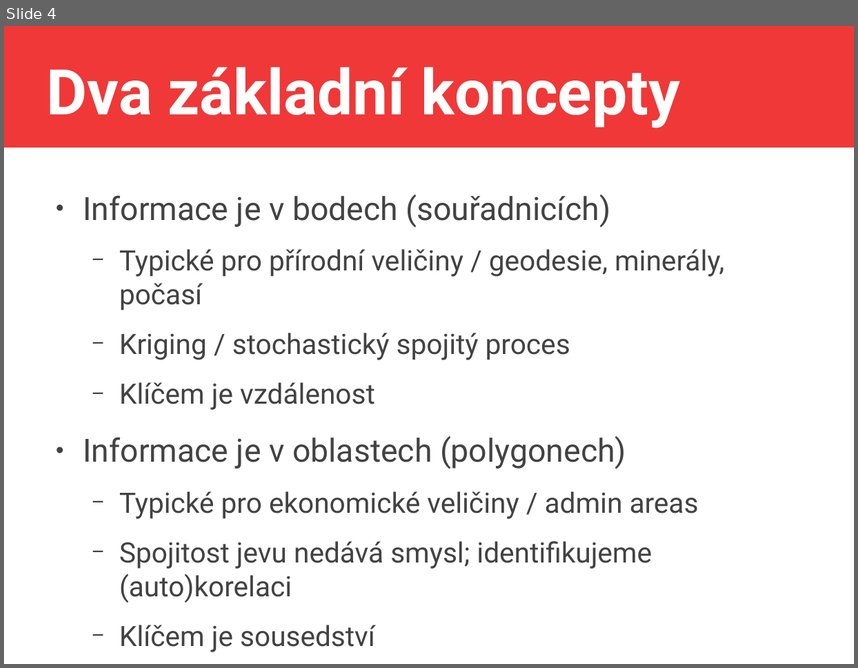
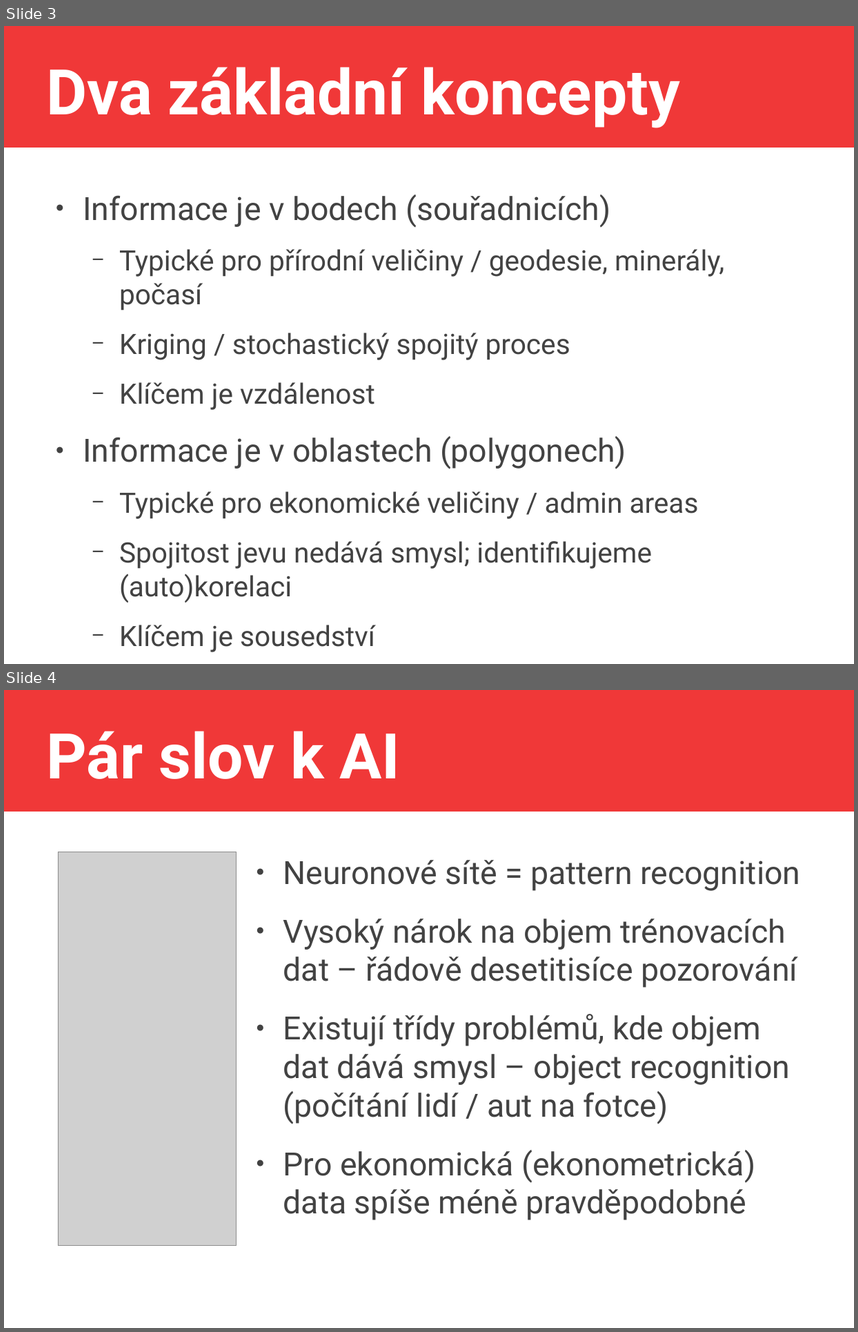
Before and after one commit to jlacko/4EK418, a slide deck: prez/4 -advanced calculations.odp. Shown one above the other, each under a label of ours: slide 4 before the commit, slides 3 and 4 after it. The pictures are 858x668 and 858x1332 pixels, drawn with LibreOffice and Linux fonts; fonts in the diff are those of the drawing; grey boxes stand for pictures. Boxes give left, top, right and bottom in pixels: in the first picture for what was removed or moved away, otherwise in the second. Text is boxed around its words. In the diff, an @@ line names an element or a change of style, - is before the commit and + after.

```diff
--- a/prez/4 -advanced calculations.odp
+++ b/prez/4 -advanced calculations.odp
@@ slide 4 added at [4, 690, 854, 1328], background #FFFFFF; not listed: 1 template element that a slide beside it also shows @@
@@ title added at [46, 731, 400, 779], 58.7 pt, text #FFFFFF, bold @@
+Pár slov k AI
@@ picture added at [58, 852, 237, 1245] @@
@@ text added at [283, 860, 800, 1220], 29.9 pt, text #424242 @@
+● Neuronové sítě = pattern recognition
+● Vysoký nárok na objem trénovacích dat – řádově desetitisíce pozorování
+● Existují třídy problémů, kde objem dat dává smysl – object recognition (počítání lidí / aut na fotce)
+● Pro ekonomická (ekonometrická) data spíše méně pravděpodobné
@@ what was slide 4 is now slide 3 @@
```
Also in this commit, not shown: 3 slides changed, 3 other files.
